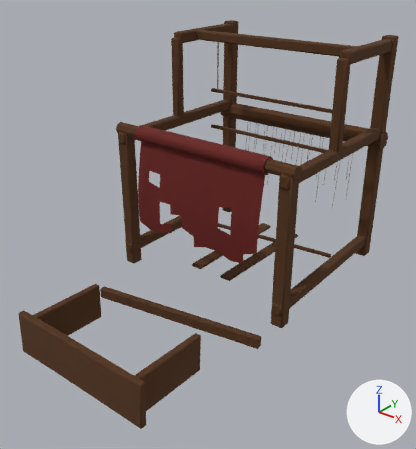
The glTF model godot/assets/props/modelle/webstuhl_kaputt.glb, before and after one commit.
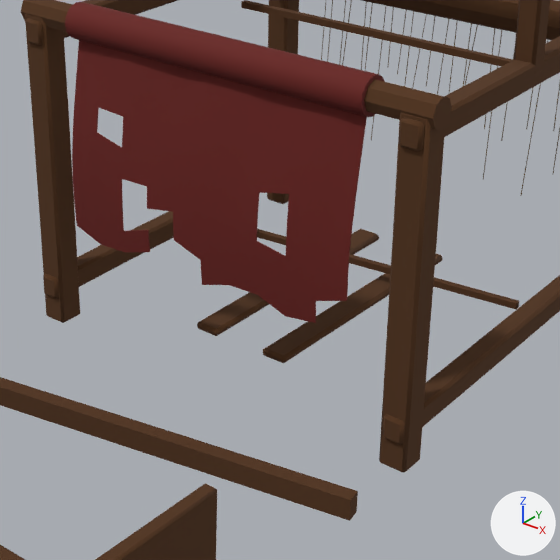
Each version appears first whole from a 50 mm lens placed at (2.02, -2.99, 2.0), pointed at (0.1, -0.59, 0.51), and next in a close-up on the part from 26% to 84% of the width and 28% to 82% of the height. Lighting does not change. The marker at lower right points along +X, +Y and +Z. The last two pictures show the newer version. Vertices at exactly the same position are counted once.

The first close-up shows 'webstuhl_kaputt'.
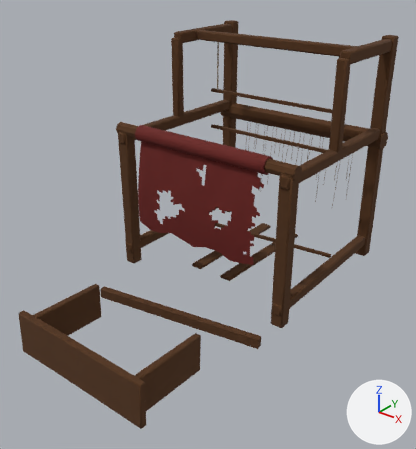
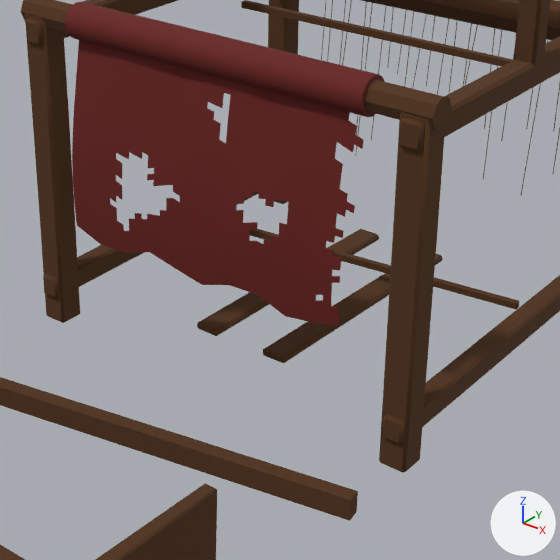
What differs and where, as boxes (x1, y1, x2, y2) in the close-ups (560 x 560 px):
part 1 of me_webstuhl_kaputt, reshaped: before (96, 108, 367, 301); after (72, 40, 364, 325)

What changed in the scene script:
```text
Change me_webstuhl_kaputt:
    used by ob_webstuhl_kaputt; location = (0.0, 0.0, 0.0)
    remove me_webstuhl_kaputt.from_pydata(...)  # 1186 vertices, 2124 faces; spans x -0.65..0.65, y -1.65..0.61, z 0.0..1.5
    add me_webstuhl_kaputt.from_pydata(...)  # 3498 vertices, 6756 faces; spans x -0.65..0.65, y -1.65..0.61, z 0.0..1.5
    me_webstuhl_kaputt part 1: 2 vertices moved from x 0.46, y -0.55, z 0.95..0.96 to x 0.39, y -0.55, z 0.96; 22 vertices removed from x -0.28..0.46, y -0.61..-0.56, z 0.44..0.87; 2334 vertices added at x -0.46..0.46, y -0.61..-0.55, z 0.34..0.97
```
